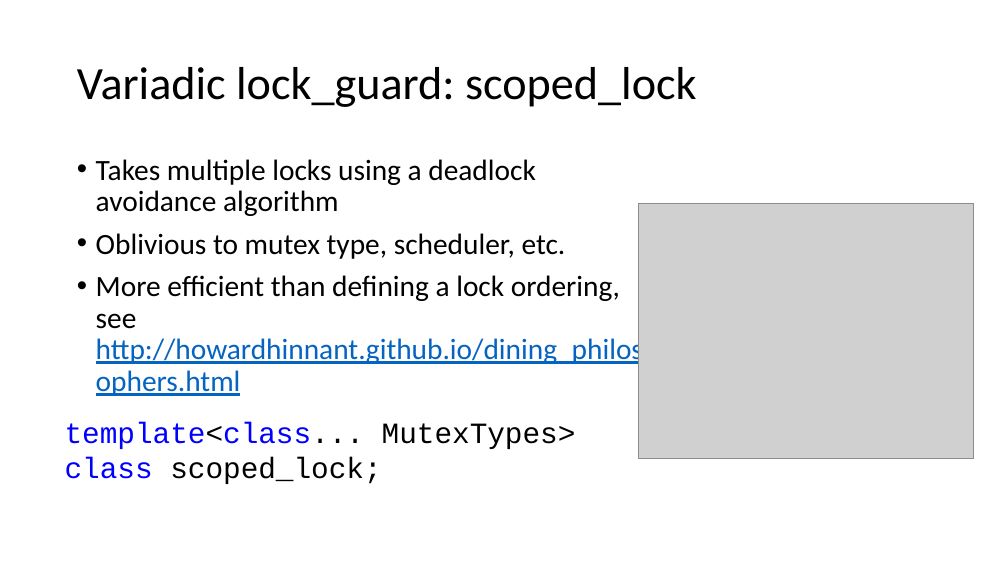
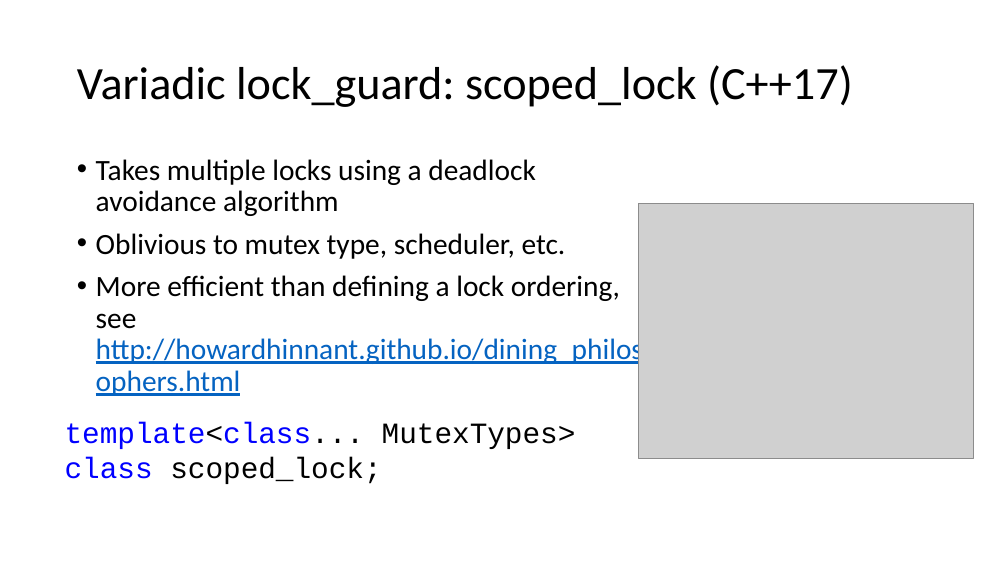
Before and after one commit to BillyONeal/14_cpp_features_in_40_minutes, a slide deck: slide 11 of Standard Library Little Things.pptx (slide 10 before the commit). Drawn at 1008x567 pixels with LibreOffice and Linux fonts; fonts in the diff are those of the drawing; grey boxes stand for pictures. Boxes give left, top, right and bottom in pixels: in the first picture for what was removed or moved away, otherwise in the second. Text is boxed around its words. In the diff, an @@ line names an element or a change of style, - is before the commit and + after.

```diff
--- a/Standard Library Little Things.pptx
+++ b/Standard Library Little Things.pptx
@@ title at [77,65,853,107]: text changed @@
-Variadic lock_guard: scoped_lock
+Variadic lock_guard: scoped_lock (C++17)
```
Also in this commit, not shown: 33 other slides changed, 1 slide added, 2 slides removed.
